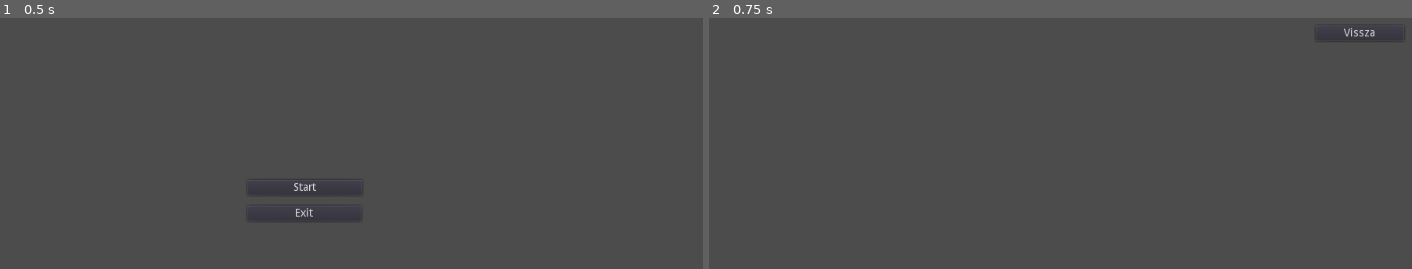
Above: before the commit, frames 1-2 (left to right).
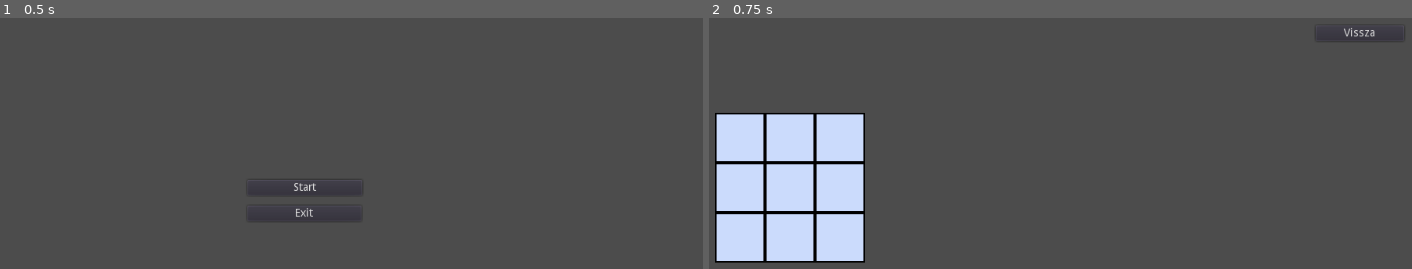
Above: after the commit, the same moments.

Repository: Gellifree/DigItAround
Game: Godot game, scene res://Scenes & Scripts/Main.tscn
Two runs of this game, one before a commit and one after it. Both use one fixed random seed, a clock stepped at 60 frames per second and the inputs below.
Inputs:
- Up to frame 1 (0.5 s): no input
- Up to frame 2 (0.75 s): click "Start" at 0.5 s

Frame 1 is identical in both runs. In frame 2, 13% of the frame differs, in the area x 0-23%, y 37-98%.

Commit message:
Tilemap és térképgenerálás elkészítve

Diff:
--- a/GodotSweeper/Scenes & Scripts/PlayGround.tscn
+++ b/GodotSweeper/Scenes & Scripts/PlayGround.tscn
@@ -1,6 +1,177 @@
-[gd_scene load_steps=2 format=2]
+[gd_scene load_steps=4 format=2]
 
 [ext_resource path="res://Scenes & Scripts/PlayGroundScene.gd" type="Script" id=1]
+[ext_resource path="res://Images/first_tileset.png" type="Texture" id=2]
+
+[sub_resource type="TileSet" id=1]
+2/name = "first_tileset.png 2"
+2/texture = ExtResource( 2 )
+2/tex_offset = Vector2( 0, 0 )
+2/modulate = Color( 1, 1, 1, 1 )
+2/region = Rect2( 0, 0, 32, 32 )
+2/tile_mode = 0
+2/occluder_offset = Vector2( 0, 0 )
+2/navigation_offset = Vector2( 0, 0 )
+2/shape_offset = Vector2( 0, 0 )
+2/shape_transform = Transform2D( 1, 0, 0, 1, 0, 0 )
+2/shape_one_way = false
+2/shape_one_way_margin = 0.0
+2/shapes = [  ]
+2/z_index = 0
+3/name = "first_tileset.png 3"
+3/texture = ExtResource( 2 )
+3/tex_offset = Vector2( 0, 0 )
+3/modulate = Color( 1, 1, 1, 1 )
+3/region = Rect2( 32, 0, 32, 32 )
+3/tile_mode = 0
+3/occluder_offset = Vector2( 0, 0 )
+3/navigation_offset = Vector2( 0, 0 )
+3/shape_offset = Vector2( 0, 0 )
+3/shape_transform = Transform2D( 1, 0, 0, 1, 0, 0 )
+3/shape_one_way = false
+3/shape_one_way_margin = 0.0
+3/shapes = [  ]
+3/z_index = 0
+4/name = "first_tileset.png 4"
+4/texture = ExtResource( 2 )
+4/tex_offset = Vector2( 0, 0 )
+4/modulate = Color( 1, 1, 1, 1 )
+4/region = Rect2( 64, 0, 32, 32 )
+4/tile_mode = 0
+4/occluder_offset = Vector2( 0, 0 )
+4/navigation_offset = Vector2( 0, 0 )
+4/shape_offset = Vector2( 0, 0 )
+4/shape_transform = Transform2D( 1, 0, 0, 1, 0, 0 )
+4/shape_one_way = false
+4/shape_one_way_margin = 0.0
+4/shapes = [  ]
+4/z_index = 0
+5/name = "first_tileset.png 5"
+5/texture = ExtResource( 2 )
+5/tex_offset = Vector2( 0, 0 )
+5/modulate = Color( 1, 1, 1, 1 )
+5/region = Rect2( 96, 0, 32, 32 )
+5/tile_mode = 0
+5/occluder_offset = Vector2( 0, 0 )
+5/navigation_offset = Vector2( 0, 0 )
+5/shape_offset = Vector2( 0, 0 )
+5/shape_transform = Transform2D( 1, 0, 0, 1, 0, 0 )
+5/shape_one_way = false
+5/shape_one_way_margin = 0.0
+5/shapes = [  ]
+5/z_index = 0
+6/name = "first_tileset.png 6"
+6/texture = ExtResource( 2 )
+6/tex_offset = Vector2( 0, 0 )
+6/modulate = Color( 1, 1, 1, 1 )
+6/region = Rect2( 0, 32, 32, 32 )
+6/tile_mode = 0
+6/occluder_offset = Vector2( 0, 0 )
+6/navigation_offset = Vector2( 0, 0 )
+6/shape_offset = Vector2( 0, 0 )
+6/shape_transform = Transform2D( 1, 0, 0, 1, 0, 0 )
+6/shape_one_way = false
+6/shape_one_way_margin = 0.0
+6/shapes = [  ]
+6/z_index = 0
+7/name = "first_tileset.png 7"
+7/texture = ExtResource( 2 )
+7/tex_offset = Vector2( 0, 0 )
+7/modulate = Color( 1, 1, 1, 1 )
+7/region = Rect2( 32, 32, 32, 32 )
+7/tile_mode = 0
+7/occluder_offset = Vector2( 0, 0 )
+7/navigation_offset = Vector2( 0, 0 )
+7/shape_offset = Vector2( 0, 0 )
+7/shape_transform = Transform2D( 1, 0, 0, 1, 0, 0 )
+7/shape_one_way = false
+7/shape_one_way_margin = 0.0
+7/shapes = [  ]
+7/z_index = 0
+8/name = "first_tileset.png 8"
+8/texture = ExtResource( 2 )
+8/tex_offset = Vector2( 0, 0 )
+8/modulate = Color( 1, 1, 1, 1 )
+8/region = Rect2( 64, 32, 32, 32 )
+8/tile_mode = 0
+8/occluder_offset = Vector2( 0, 0 )
+8/navigation_offset = Vector2( 0, 0 )
+8/shape_offset = Vector2( 0, 0 )
+8/shape_transform = Transform2D( 1, 0, 0, 1, 0, 0 )
+8/shape_one_way = false
+8/shape_one_way_margin = 0.0
+8/shapes = [  ]
+8/z_index = 0
+9/name = "first_tileset.png 9"
+9/texture = ExtResource( 2 )
+9/tex_offset = Vector2( 0, 0 )
+9/modulate = Color( 1, 1, 1, 1 )
+9/region = Rect2( 96, 32, 32, 32 )
+9/tile_mode = 0
+9/occluder_offset = Vector2( 0, 0 )
+9/navigation_offset = Vector2( 0, 0 )
+9/shape_offset = Vector2( 0, 0 )
+9/shape_transform = Transform2D( 1, 0, 0, 1, 0, 0 )
+9/shape_one_way = false
+9/shape_one_way_margin = 0.0
+9/shapes = [  ]
+9/z_index = 0
+10/name = "first_tileset.png 10"
+10/texture = ExtResource( 2 )
+10/tex_offset = Vector2( 0, 0 )
+10/modulate = Color( 1, 1, 1, 1 )
+10/region = Rect2( 0, 64, 32, 32 )
+10/tile_mode = 0
+10/occluder_offset = Vector2( 0, 0 )
+10/navigation_offset = Vector2( 0, 0 )
+10/shape_offset = Vector2( 0, 0 )
+10/shape_transform = Transform2D( 1, 0, 0, 1, 0, 0 )
+10/shape_one_way = false
+10/shape_one_way_margin = 0.0
+10/shapes = [  ]
+10/z_index = 0
+11/name = "first_tileset.png 11"
+11/texture = ExtResource( 2 )
+11/tex_offset = Vector2( 0, 0 )
+11/modulate = Color( 1, 1, 1, 1 )
+11/region = Rect2( 32, 64, 32, 32 )
+11/tile_mode = 0
+11/occluder_offset = Vector2( 0, 0 )
+11/navigation_offset = Vector2( 0, 0 )
+11/shape_offset = Vector2( 0, 0 )
+11/shape_transform = Transform2D( 1, 0, 0, 1, 0, 0 )
+11/shape_one_way = false
+11/shape_one_way_margin = 0.0
+11/shapes = [  ]
+11/z_index = 0
+12/name = "first_tileset.png 12"
+12/texture = ExtResource( 2 )
+12/tex_offset = Vector2( 0, 0 )
+12/modulate = Color( 1, 1, 1, 1 )
+12/region = Rect2( 64, 64, 32, 32 )
+12/tile_mode = 0
+12/occluder_offset = Vector2( 0, 0 )
+12/navigation_offset = Vector2( 0, 0 )
+12/shape_offset = Vector2( 0, 0 )
+12/shape_transform = Transform2D( 1, 0, 0, 1, 0, 0 )
+12/shape_one_way = false
+12/shape_one_way_margin = 0.0
+12/shapes = [  ]
+12/z_index = 0
+13/name = "first_tileset.png 13"
+13/texture = ExtResource( 2 )
+13/tex_offset = Vector2( 0, 0 )
+13/modulate = Color( 1, 1, 1, 1 )
+13/region = Rect2( 96, 64, 32, 32 )
+13/tile_mode = 0
+13/occluder_offset = Vector2( 0, 0 )
+13/navigation_offset = Vector2( 0, 0 )
+13/shape_offset = Vector2( 0, 0 )
+13/shape_transform = Transform2D( 1, 0, 0, 1, 0, 0 )
+13/shape_one_way = false
+13/shape_one_way_margin = 0.0
+13/shapes = [  ]
+13/z_index = 0
 
 [node name="PlayGround" type="Control"]
 anchor_right = 1.0
@@ -23,6 +194,10 @@
 }
 
 [node name="PlayableTiles" type="TileMap" parent="."]
+position = Vector2( 128, 128 )
+scale = Vector2( 2, 2 )
+tile_set = SubResource( 1 )
+cell_size = Vector2( 32, 32 )
 format = 1
 __meta__ = {
 "_editor_description_": "Tilemap a játék térképéhez"
--- a/GodotSweeper/Scenes & Scripts/PlayGroundScene.gd
+++ b/GodotSweeper/Scenes & Scripts/PlayGroundScene.gd
@@ -1,8 +1,96 @@
 extends Control
 
+var rngen = RandomNumberGenerator.new()
+
+func generateMap(map, size):
+	#Generáljunk le egy pályát
+
+	#Töltsük fel nullákkal
+	print("Térkép elkészítése\n")
+	for i in range(size):
+		map.append([])
+		for j in range(size):
+			map[i].append(0)
+	rngen.randomize()
+	#véletlenszerűen hozzuk létre az aknákat
+	for i in range(size):
+		for j in range(size):
+			var rnd = rngen.randf_range(0, 100)
+			if(rnd > 70):
+				map[i][j] = 1
+		print(map[i])
+
+
+func setTileMap(size):
+	for i in range(size):
+		for j in range(size):
+			$PlayableTiles.set_cell(i,j,11)
+
+
+func validBorders(map, point):
+	#Nézzük meg egy elemnek mik a valóságos őt körülvevő blokkok egy mátrixban
+	#Például egy sarok elemnek csak 3 valódi körülötte lévő blokkja van.
+	var result = []
+	var Borders = []
+	#Manuálisan hozzáadjuk az összes lehetséges "keret" blokkot
+
+	#Felül
+	Borders.append([point[0]-1,point[1]-1])
+	Borders.append([point[0],point[1]-1])
+	Borders.append([point[0]+1,point[1]-1])
+
+	#Középen
+	Borders.append([point[0]-1,point[1]])
+	Borders.append([point[0]+1,point[1]])
+
+	#Alul
+	Borders.append([point[0]-1,point[1]+1])
+	Borders.append([point[0],point[1]+1])
+	Borders.append([point[0]+1,point[1]+1])
+
+	#Kiválasztjuk azokat a pontokat, amik se nem negatívak, se nem nagyobbak mint a játéktér
+	for i in range(Borders.size()):
+		if((Borders[i][0] < 0 or Borders[i][1] < 0) or (Borders[i][0] > map.size()-1 or Borders[i][1] > map.size()-1)):
+			pass
+		else:
+			result.append(Borders[i])
+	return result
+
+func sumData(list):
+	var sum = 0
+	for i in range(len(list)):
+		sum += list[i]
+	return sum
+
+func generateBombCount(map, bombCount):
+	print("Bomba megszámlásáért felelős tömb készítése\n")
+	for i in range(map.size()):
+		bombCount.append([])
+		for j in range(map.size()):
+			bombCount[i].append(0)
+
+	for i in range(map.size()):
+		var sumList = []
+		for j in range(map.size()):
+			sumList = validBorders(map, [i ,j])
+			#print("Szumlist: ",sumList)
+			#Ezek azok a koordináták, ahol az otlévő adatokat összekell adni
+			var summableList = []
+			for s in range(len(sumList)):
+				summableList.append(map[sumList[s][0]][sumList[s][1]])
+			bombCount[i][j] = sumData(summableList)
+		print(bombCount[i])
 
 # Called when the node enters the scene tree for the first time.
 func _ready():
+	#Töltsük ki a játékteret
+	setTileMap(3)
+	#Hozzuk létre a pályát, ami tárolja hogy hol vannak a bombák
+	var map = []
+	var bombCount = []
+	generateMap(map, 3)
+	generateBombCount(map, bombCount)
+
 	pass
 
 
Binary file added: GodotSweeper/Images/first_tileset.png
Not shown, added: GodotSweeper/Images/first_tileset.png.import
